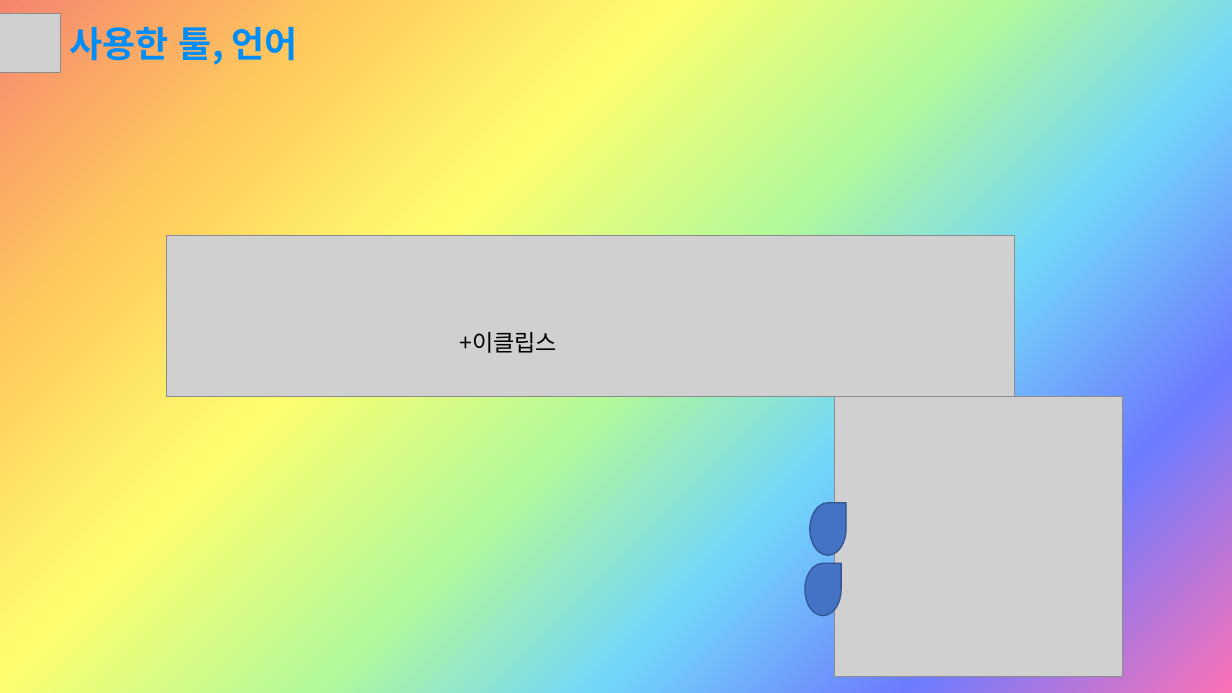
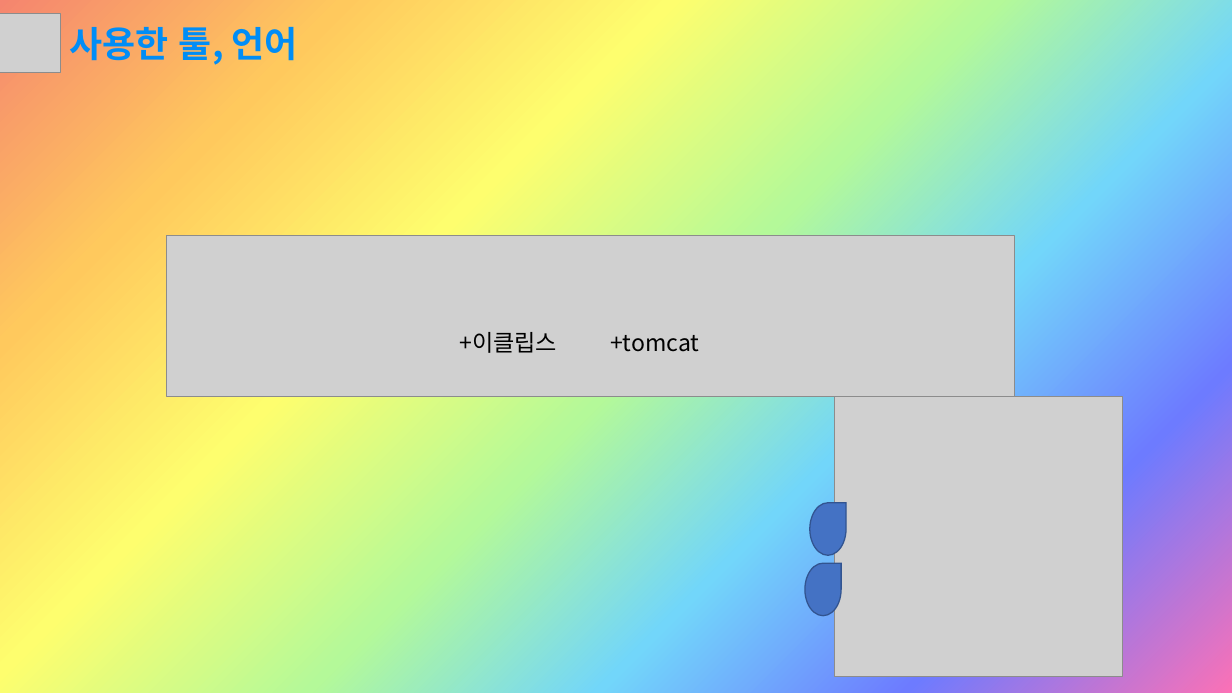
Before and after one commit to Sujin-Lim/DB-Project2, a slide deck: slide 4 of Button.pptx. Drawn at 1232x693 pixels with LibreOffice and Linux fonts; fonts in the diff are those of the drawing; grey boxes stand for pictures. Boxes give left, top, right and bottom in pixels: in the first picture for what was removed or moved away, otherwise in the second. Text is boxed around its words. In the diff, an @@ line names an element or a change of style, - is before the commit and + after.

```diff
--- a/Button.pptx
+++ b/Button.pptx
@@ text added at <box>610,335,699,352</box>, 18 pt, text #000000 @@
++tomcat
```
Also in this commit, not shown: 2 other slides changed, 2 slides removed.
